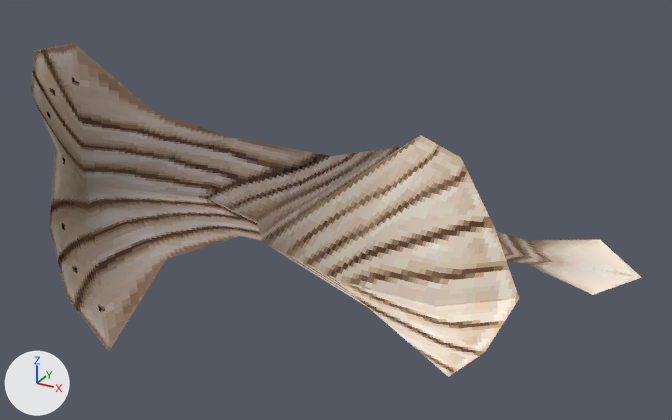
The glTF model public/enemies/swordman_rare/parts/b_262_sw/b_262_sw.glb: old version first, new version second.
Both versions are drawn from a camera (50 mm lens) standing at (3.67, -4.72, 2.36) and looking at (1.06, 0.02, -0.01). Every picture has the same lights, and +X, +Y and +Z are marked at lower left. The older version comes first.

Before the edit, the objects in view are built like this:
```python
ob_b_262_sw_001 = bpy.data.objects.new('b_262_sw.001', me_b_262_sw)
ob_b_262_sw_001.location = (0.0, 0.0, 0.0)
```
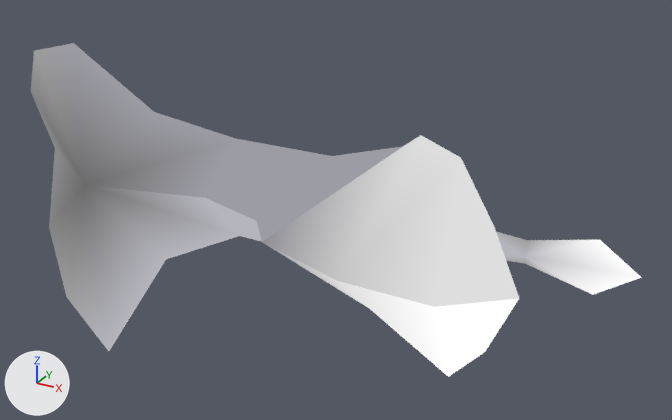
Where the change shows, as pixel boxes (x1, y1, x2, y2) in the pictures (672 x 420 px):
'b_262_sw.001', surface changed (lighter): (31, 43, 642, 377) in both

The change, as a list of edits to the scene's bpy script:
```text
Change mat_queen_a:
    remove # nodes: BsdfTransparent, Emission, LightPath, Math x3, Mix, MixShader x2, OutputMaterial, TexImage, VertexColor
    remove # uses the picture img_anko_b_png
    nodes: BsdfTransparent, Emission, LightPath, MixShader, OutputMaterial, VertexColor
```
